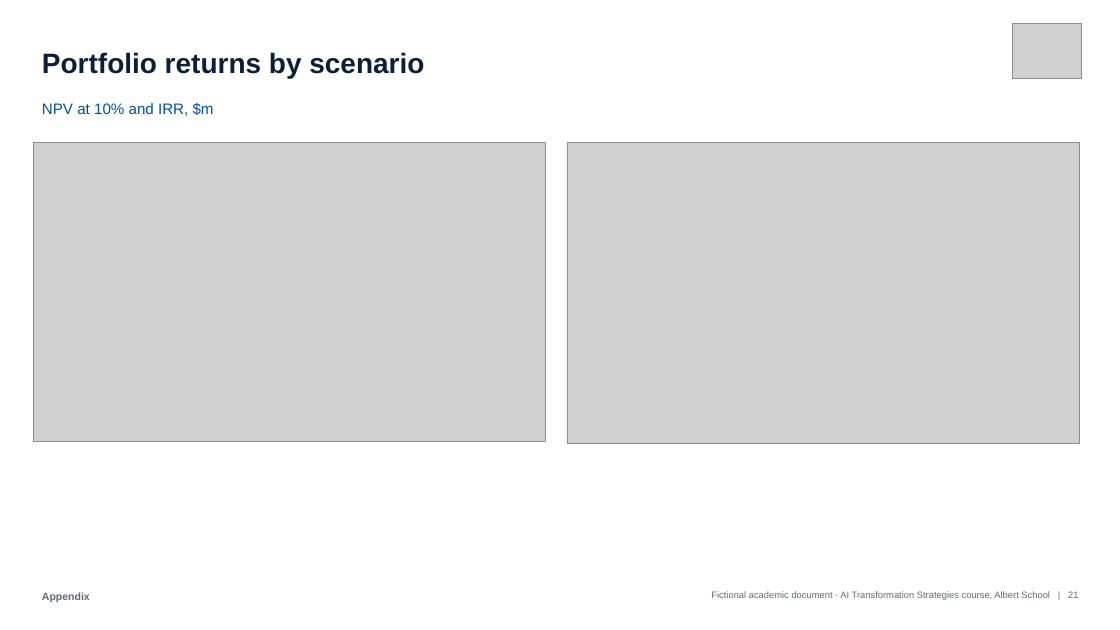
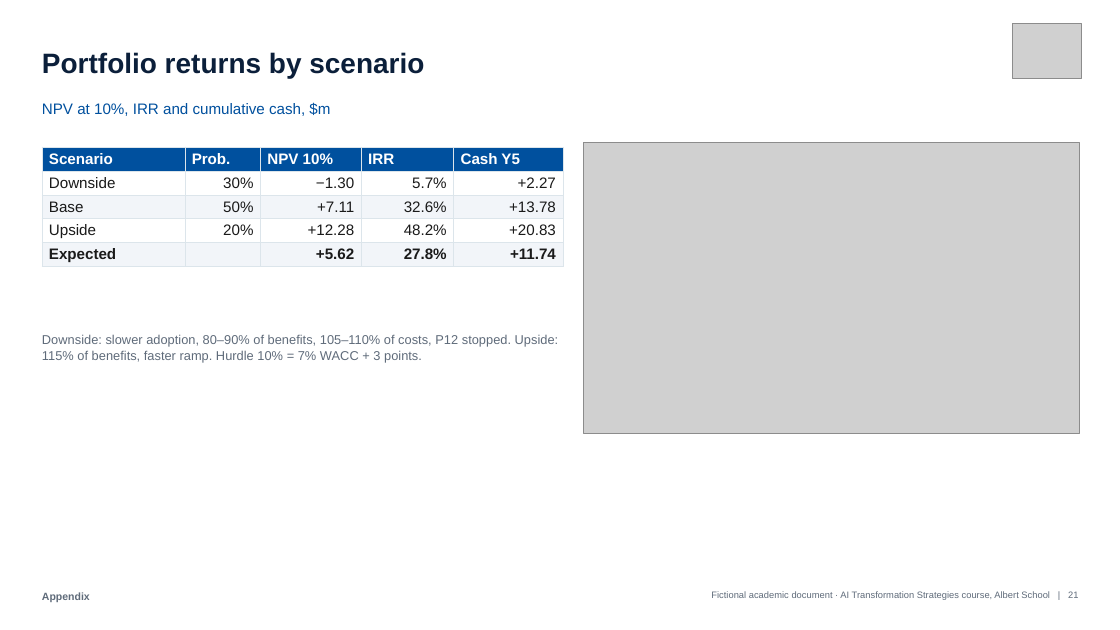
Before and after one commit to Xenodion/ai-transformations-navy, a slide deck: slide 21 of deliverables/slides/ai_strategy_deck.pptx. Drawn at 1120x630 pixels with LibreOffice and Linux fonts; fonts in the diff are those of the drawing; grey boxes stand for pictures. Boxes give left, top, right and bottom in pixels: in the first picture for what was removed or moved away, otherwise in the second. Text is boxed around its words. In the diff, an @@ line names an element or a change of style, - is before the commit and + after.

```diff
--- a/deliverables/slides/ai_strategy_deck.pptx
+++ b/deliverables/slides/ai_strategy_deck.pptx
@@ text at [42, 102, 330, 116]: text changed @@
-NPV at 10% and IRR, $m
+NPV at 10%, IRR and cumulative cash, $m
@@ picture removed at [34, 143, 546, 442] @@
@@ table added at [42, 147, 563, 266], 5 rows, 5 columns @@
+Scenario | Prob. | NPV 10% | IRR | Cash Y5
+Downside | 30% | −1.30 | 5.7% | +2.27
+Base | 50% | +7.11 | 32.6% | +13.78
+Upside | 20% | +12.28 | 48.2% | +20.83
+Expected |  | +5.62 | 27.8% | +11.74
@@ picture: place and size @@
-picture at [567, 143, 1080, 444]
+picture at [584, 143, 1080, 434]
@@ text added at [42, 334, 559, 362], 11 pt, text #5F6B7A @@
+Downside: slower adoption, 80–90% of benefits, 105–110% of costs, P12 stopped. Upside: 115% of benefits, faster ramp. Hurdle 10% = 7% WACC + 3 points.
```
Also in this commit, not shown: 19 other slides changed, 2 slides added, 3 other files.
